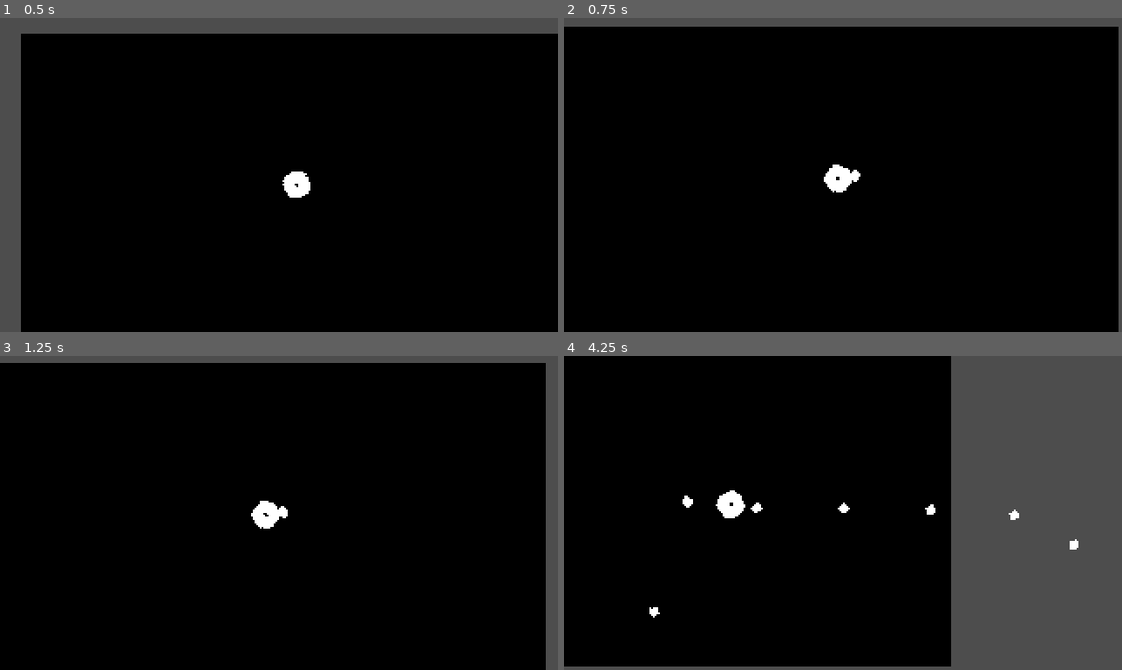
Above: before the commit, frames 1-4 (two rows, left to right).
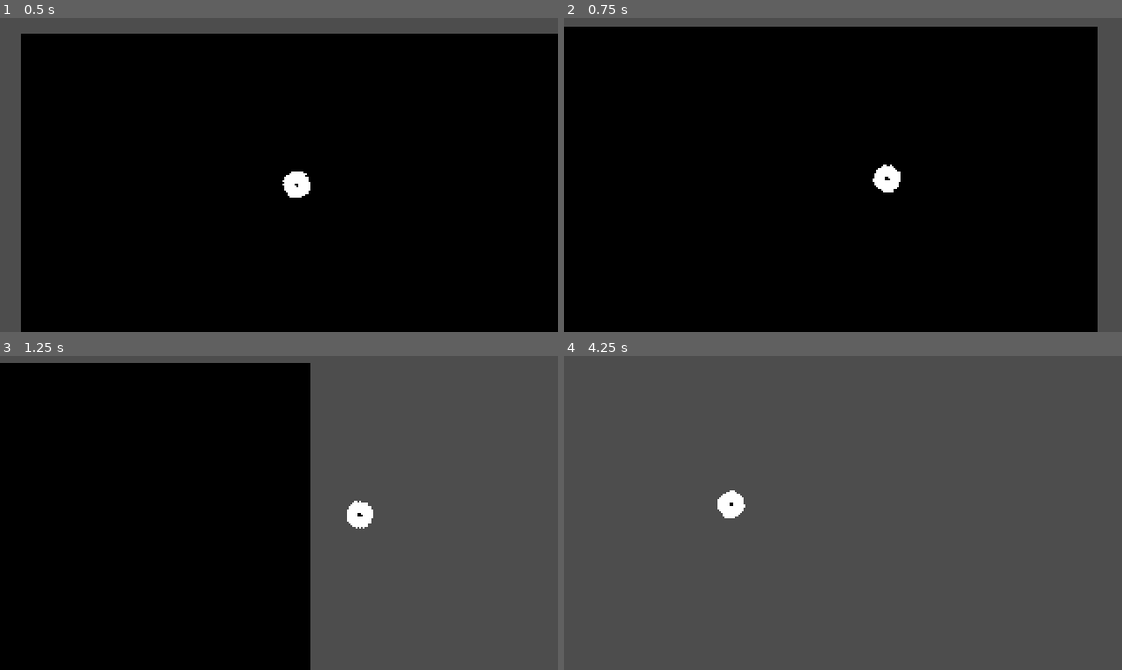
Above: after the commit, the same moments.

Repository: KH951-ARU/The-tale-of-the-demolition-lovers
Game: Godot game, scene res://Test/scenes/room.tscn
Same seed, same stepped clock (60 frames per second), same inputs: the game is played once before the commit and once after it. The project has no main scene, so this scene is started directly.
Inputs (mouse positions are in pixels of both pictures, inside the frame that each line leads up to):
- Up to frame 1 (0.5 s): no input
- Up to frame 2 (0.75 s): move the mouse to (965, 159) at 0.52 s; press the mouse at (965, 159) at 0.53 s; hold D (move_right) from 0.53 s (still down)
- Up to frame 3 (1.25 s): keep holding D (move_right); tap Tab (ui_focus_next) at 0.8 s
- Up to frame 4 (4.25 s): move the mouse to (731, 528) at 1.27 s; release D (move_right) at 1.28 s; release the mouse at (731, 528) at 1.28 s; hold S (move_down) 1.28-2.03 s; tap Tab (ui_focus_next) at 1.35, 2.3, 2.85, 3.8 s; click (731, 528) at 1.55 s; move the mouse to (898, 443) at 2.02 s; press the mouse at (898, 443) at 2.03 s; hold D (move_right) 2.03-2.78 s; move the mouse to (815, 575) at 2.77 s; release the mouse at (815, 575) at 2.78 s; hold W (move_up) 2.78-3.53 s; click (815, 575) at 3.05 s; move the mouse to (1010, 560) at 3.52 s; press the mouse at (1010, 560) at 3.53 s; hold A (move_left) from 3.53 s (still down)

Frame 1 is identical in both runs. In frame 2, 4.3% of the frame differs, in the area x 46-100%, y 2-100%; in frame 3, 42%; in frame 4, 68%, in the area x 0-93%, y 0-99%.

Commit message:
Add WeaponData, weapons, and player inventory
Introduce a WeaponData Resource and two weapon resources (Pistol, Shotgun). Update bullet scene to include a script and collision layers. Wire weapon resources into the player scene, move the muzzle, and add an inventory export. Refactor player.gd to support weapon inventory, equip/cycle weapons, and use current_weapon properties (bullet scene, fire_rate, spread, shake) for shooting instead of hardcoded exports. Add project layer names for player/world/bullets.

Diff:
--- /dev/null
+++ b/ttdl-demo/Test/Resourses/Pistol.tres
@@ -0,0 +1,14 @@
+[gd_resource type="Resource" script_class="WeaponData" load_steps=3 format=3 uid="uid://bthat3pnd83eb"]
+
+[ext_resource type="PackedScene" uid="uid://d1wgr5jrxt5ly" path="res://Test/scenes/bullet.tscn" id="1_xkv42"]
+[ext_resource type="Script" uid="uid://ctmvxbxhloun0" path="res://Test/scripts/weapon_data.gd" id="2_xp353"]
+
+[resource]
+script = ExtResource("2_xp353")
+weapon_name = "Pistol"
+fire_rate = 0.25
+gun_spread_deg = 3.0
+shake_strength = 6.0
+bullet_scene = ExtResource("1_xkv42")
+bullets_per_shot = 1
+metadata/_custom_type_script = "uid://ctmvxbxhloun0"
--- /dev/null
+++ b/ttdl-demo/Test/Resourses/Shotgun.tres
@@ -0,0 +1,14 @@
+[gd_resource type="Resource" script_class="WeaponData" load_steps=3 format=3 uid="uid://u4a243c1o151"]
+
+[ext_resource type="PackedScene" uid="uid://d1wgr5jrxt5ly" path="res://Test/scenes/bullet.tscn" id="1_7nl8g"]
+[ext_resource type="Script" uid="uid://ctmvxbxhloun0" path="res://Test/scripts/weapon_data.gd" id="2_w2y7o"]
+
+[resource]
+script = ExtResource("2_w2y7o")
+weapon_name = "Pistol"
+fire_rate = 0.7
+gun_spread_deg = 15.0
+shake_strength = 25.0
+bullet_scene = ExtResource("1_7nl8g")
+bullets_per_shot = 6
+metadata/_custom_type_script = "uid://ctmvxbxhloun0"
--- a/ttdl-demo/Test/scenes/bullet.tscn
+++ b/ttdl-demo/Test/scenes/bullet.tscn
@@ -1,11 +1,15 @@
-[gd_scene load_steps=3 format=3 uid="uid://d1wgr5jrxt5ly"]
+[gd_scene load_steps=4 format=3 uid="uid://d1wgr5jrxt5ly"]
 
+[ext_resource type="Script" uid="uid://c0s2gk5rtt12l" path="res://Test/scripts/bullet.gd" id="1_k3420"]
 [ext_resource type="Texture2D" uid="uid://b4uvd3edxoqcp" path="res://Test/art/bullet.png" id="1_ya3d6"]
 
 [sub_resource type="CircleShape2D" id="CircleShape2D_ya3d6"]
 radius = 3.0
 
 [node name="Bullet" type="CharacterBody2D"]
+collision_layer = 4
+collision_mask = 2
+script = ExtResource("1_k3420")
 
 [node name="Sprite2D" type="Sprite2D" parent="."]
 texture = ExtResource("1_ya3d6")
--- a/ttdl-demo/Test/scenes/player.tscn
+++ b/ttdl-demo/Test/scenes/player.tscn
@@ -1,13 +1,18 @@
-[gd_scene load_steps=4 format=3 uid="uid://bfy5kdwf4wgwu"]
+[gd_scene load_steps=7 format=3 uid="uid://bfy5kdwf4wgwu"]
 
 [ext_resource type="Texture2D" uid="uid://xr5wkajqvnjg" path="res://Test/art/Circle.png" id="1_p2tup"]
 [ext_resource type="Script" uid="uid://dwbl6cxwtbw72" path="res://Test/scripts/player.gd" id="1_v8lpx"]
+[ext_resource type="Script" uid="uid://ctmvxbxhloun0" path="res://Test/scripts/weapon_data.gd" id="2_3itxm"]
+[ext_resource type="Resource" uid="uid://bthat3pnd83eb" path="res://Test/Resourses/Pistol.tres" id="3_mdqtx"]
+[ext_resource type="Resource" uid="uid://u4a243c1o151" path="res://Test/Resourses/Shotgun.tres" id="4_ip4ch"]
 
 [sub_resource type="CircleShape2D" id="CircleShape2D_a1vvc"]
 radius = 7.0
 
 [node name="Player" type="CharacterBody2D"]
+collision_mask = 2
 script = ExtResource("1_v8lpx")
+inventory = Array[ExtResource("2_3itxm")]([ExtResource("3_mdqtx"), ExtResource("4_ip4ch")])
 
 [node name="Sprite2D" type="Sprite2D" parent="."]
 texture = ExtResource("1_p2tup")
@@ -16,4 +21,4 @@
 shape = SubResource("CircleShape2D_a1vvc")
 
 [node name="Muzzle" type="Marker2D" parent="."]
-position = Vector2(10, 0)
+position = Vector2(25, 0)
--- a/ttdl-demo/Test/scripts/player.gd
+++ b/ttdl-demo/Test/scripts/player.gd
@@ -4,11 +4,16 @@
 @export var speed: float = 300
 @export var acceleration: float = 0.2
 
-##shooting config
-@export var bullet_scene: PackedScene = preload("res://Test/scenes/bullet.tscn")
-@export var fire_rate: float = 0.15
-@export var gun_spread_deg : float = 4.0
-@export var recoil_shake_strength: float = 12
+# inventory management
+@export var inventory: Array[WeaponData] = []
+var current_weapon_index: int = 0
+var current_weapon : WeaponData = null
+
+###shooting config
+#@export var bullet_scene: PackedScene = preload("res://Test/scenes/bullet.tscn")
+#@export var fire_rate: float = 0.15
+#@export var gun_spread_deg : float = 4.0
+#@export var recoil_shake_strength: float = 12
 
 @onready var muzzle: Marker2D = $Muzzle
 
@@ -16,13 +21,18 @@
 var camera_node: Camera2D
 
 func _ready() -> void:
+	#fetch cameras
 	var cameras = get_tree().get_nodes_in_group("Camera")
 	if cameras.size() > 0:
 		camera_node = cameras[0]
+	# initalise inventory if weapons exist
+	if inventory.size() > 0:
+		equip_weapon(0)
 
 func _physics_process(_delta: float) -> void:
 	handle_movement()
 	handle_rotation()
+	handle_inventory_input()
 
 	if Input.is_action_pressed("shoot") and can_shoot:
 		shoot()
@@ -43,15 +53,39 @@
 	var mouse_pos = get_global_mouse_position()
 	look_at(mouse_pos)
 
+func handle_inventory_input() -> void:
+	# handles weapon swaping
+	if Input.is_action_just_pressed("ui_focus_next") or Input.is_action_just_pressed("next_weapon"):
+		cycle_weapon(1)
+	elif Input.is_action_just_pressed("ui_focus_prev") or Input.is_action_just_pressed("prev_weapon"):
+		cycle_weapon(-1)
+
+##equips weapon
+func equip_weapon(index : int) -> void:
+	if index >= 0 and index < inventory.size():
+		current_weapon_index = index
+		current_weapon = inventory[index]
+		print("equiped weapon: ", current_weapon.weapon_name)
+
+## cycling thorogh weapons
+func cycle_weapon(direction : int ) -> void:
+	if inventory.size() <= 1: return
+	var new_index = (current_weapon_index + direction) % inventory.size()
+	if new_index < 0:
+		new_index = inventory.size() - 1
+	equip_weapon(new_index)
+
+
 ## firing weapon
 func shoot() -> void:
 	can_shoot = false
 
 	#spawn projectile
-	var bullet_inst = bullet_scene.instantiate() as CharacterBody2D
+	var bullet_inst = current_weapon.bullet_scene.instantiate() as CharacterBody2D
 
 	# randomised spread for weapons
-	var random_spread = deg_to_rad(randf_range(-gun_spread_deg,gun_spread_deg))
+	var max_spread = current_weapon.gun_spread_deg
+	var random_spread = deg_to_rad(randf_range(-max_spread,max_spread))
 
 	#set postition of muzzle with player position & random spread
 	bullet_inst.global_position = muzzle.global_position
@@ -62,7 +96,7 @@
 
 	#screen shake
 	if camera_node:
-		camera_node.apply_shake(recoil_shake_strength)
+		camera_node.apply_shake(current_weapon.shake_strength)
 	#enforce fire rate
-	await get_tree().create_timer(fire_rate).timeout
+	await get_tree().create_timer(current_weapon.fire_rate).timeout
 	can_shoot = true
--- /dev/null
+++ b/ttdl-demo/Test/scripts/weapon_data.gd
@@ -0,0 +1,11 @@
+class_name WeaponData
+extends Resource
+
+@export var weapon_name: String = "Pistol"
+@export var fire_rate: float = 0.25 # delay between shots
+@export var gun_spread_deg: float = 3 #max inaccuracy spread
+@export var shake_strength: float = 8 # screen shake intensity
+
+@export_group("Projectile Layout")
+@export var bullet_scene :PackedScene = preload("res://Test/scenes/bullet.tscn")
+@export var bullets_per_shot: int = 1 # 1 = pistol, 5+ shotgun
--- a/ttdl-demo/project.godot
+++ b/ttdl-demo/project.godot
@@ -51,6 +51,12 @@
 ]
 }
 
+[layer_names]
+
+2d_render/layer_1="player"
+2d_render/layer_2="world"
+2d_render/layer_3="bullets"
+
 [rendering]
 
 textures/canvas_textures/default_texture_filter=0
Not shown, added: ttdl-demo/Test/scripts/weapon_data.gd.uid
